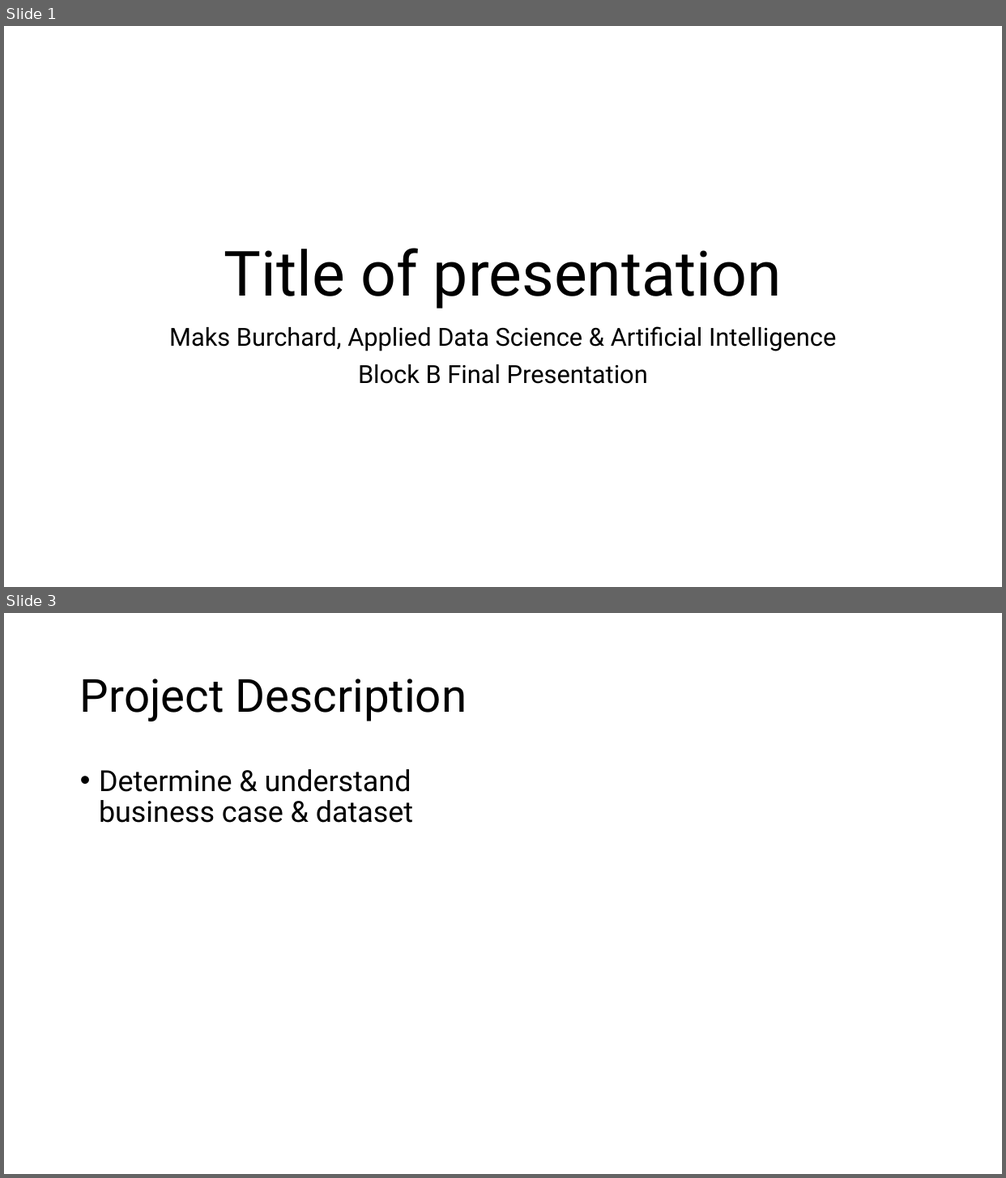
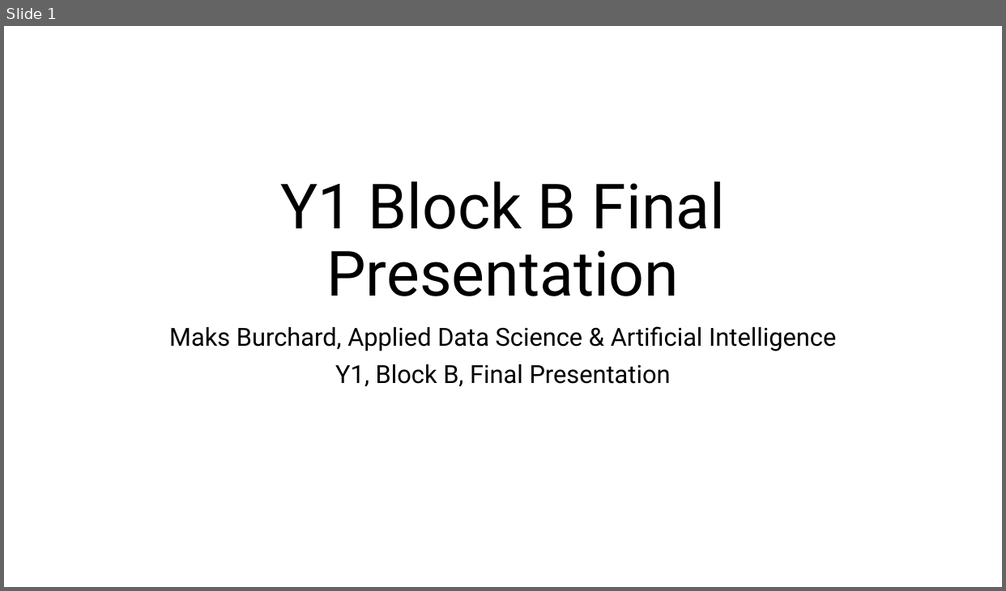
Before and after one commit to MaksBurchard240894/HFG7, a slide deck: Block B/Final Presentation.pptx. Shown one above the other, each under a label of ours: slides 1 and 3 before the commit, slide 1 after it; the slides between them are not shown. The pictures are 1006x1178 and 1006x591 pixels, drawn with LibreOffice and Linux fonts; fonts in the diff are those of the drawing. Boxes give left, top, right and bottom in pixels: in the first picture for what was removed or moved away, otherwise in the second. Text is boxed around its words. In the diff, an @@ line names an element or a change of style, - is before the commit and + after.

```diff
--- a/Block B/Final Presentation.pptx
+++ b/Block B/Final Presentation.pptx
@@ slide 3 removed at [4,613,1002,1174], background #FFFFFF @@
@@ title removed at [80,679,467,722] @@
-Project Description
@@ text removed at [99,769,413,823] @@
-• Determine & understand business case & dataset
@@ slide 1 changed as well @@
@@ title at [280,182,725,297]: text changed @@
-Title of presentation
+Y1 Block B Final Presentation
@@ subtitle at [335,365,671,386]: text changed @@
-Block B Final Presentation
+Y1, Block B, Final Presentation
```
Also in this commit, not shown: 3 other slides changed, 4 slides added, 4 other slides removed, 5 other files.
